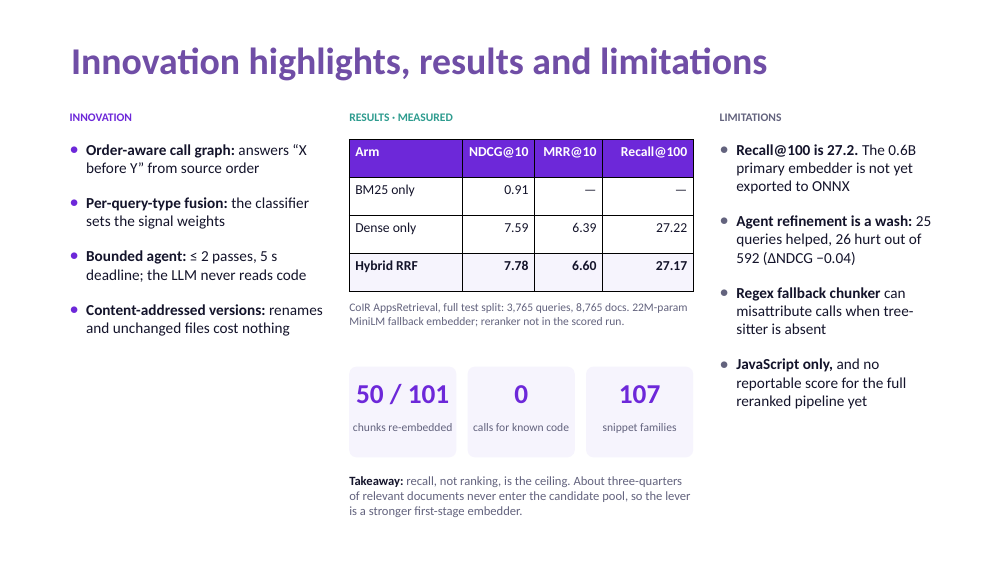
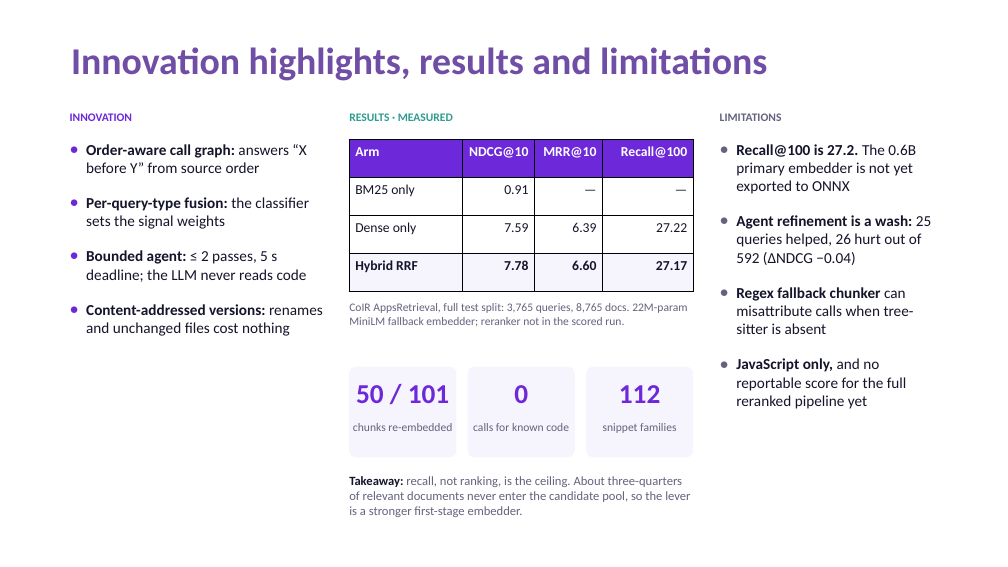
Before and after one commit to HarshdeepAthawale/AXIOM, a slide deck: slide 8 of submission/Thapar_Incognito_Submission.pptx. Drawn at 1008x567 pixels with LibreOffice and Linux fonts; fonts in the diff are those of the drawing. Boxes give left, top, right and bottom in pixels: in the first picture for what was removed or moved away, otherwise in the second. Text is boxed around its words. In the diff, an @@ line names an element or a change of style, - is before the commit and + after.

```diff
--- a/submission/Thapar_Incognito_Submission.pptx
+++ b/submission/Thapar_Incognito_Submission.pptx
@@ text at (619,385,660,403): text changed @@
-107
+112
```
Also in this commit, not shown: 1 other slide changed, 15 other files.
